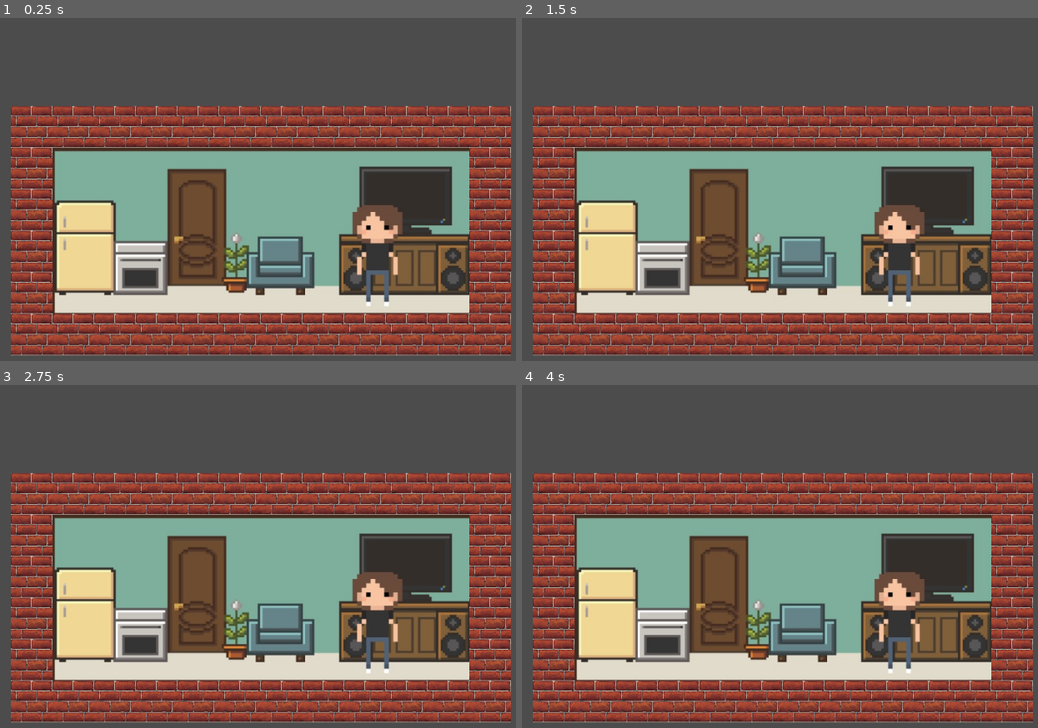
Above: before the commit, frames 1-4 (two rows, left to right).
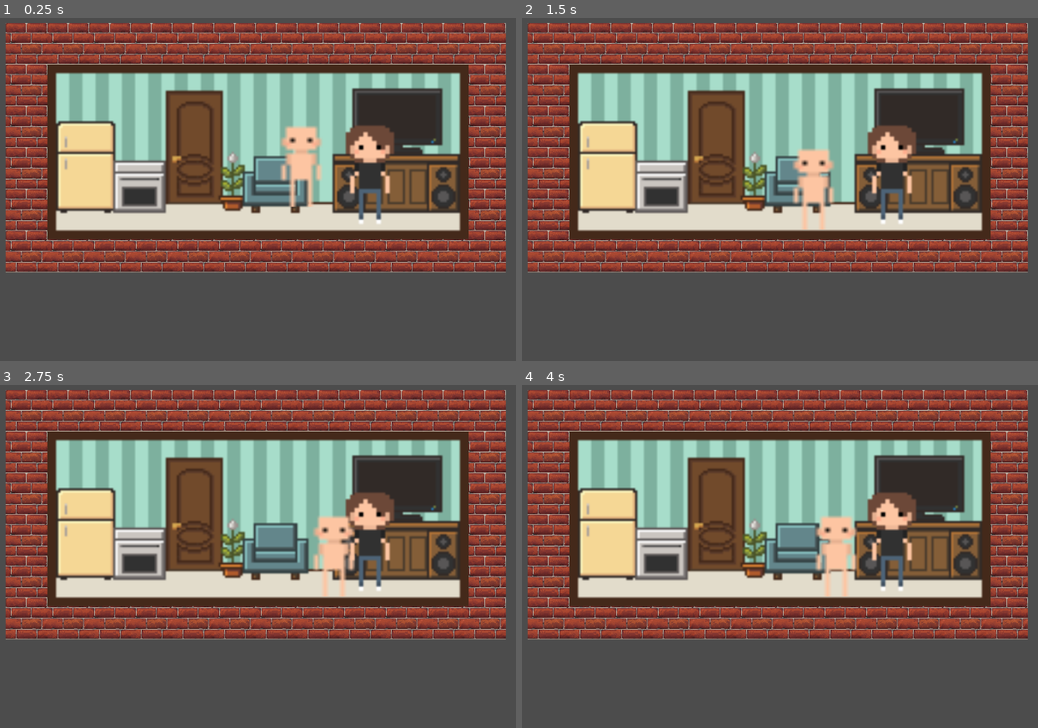
Above: after the commit, the same moments.

Repository: FloYanez/CapybaraRepublicGame
Game: Godot game, scene res://Escena/Pieza.tscn
The game is run twice, just before and just after one commit, with the same random seed, the same clock (stepped at 60 frames per second) and the same inputs. The project has no main scene, so this scene is started directly.
Inputs:
- Up to frame 1 (0.25 s): no input
- Up to frame 2 (1.5 s): no input
- Up to frame 3 (2.75 s): no input
- Up to frame 4 (4 s): no input

The runs differ from the first frame. In frame 1, 85% of the frame differs, in the area x 1-100%, y 1-99%; in frame 2, 84%; in frame 3, 84%; in frame 4, 85%.

Commit message:
mov_aleatorio

Diff:
--- a/Escena/Pieza.tscn
+++ b/Escena/Pieza.tscn
@@ -1,7 +1,8 @@
-[gd_scene load_steps=5 format=2]
+[gd_scene load_steps=6 format=2]
 
-[ext_resource path="res://Assets/testbg.png" type="Texture" id=1]
+[ext_resource path="res://Assets/depto01ej.png" type="Texture" id=1]
 [ext_resource path="res://Assets/ladrillo64.png" type="Texture" id=2]
+[ext_resource path="res://Escena/inquilinoA.tscn" type="PackedScene" id=3]
 
 [sub_resource type="ConvexPolygonShape2D" id=1]
 points = PoolVector2Array( 64, 64, 0, 64, 0, 0, 64, 0 )
@@ -31,20 +32,21 @@
 
 [node name="Node2D" type="Node2D"]
 
+[node name="TileMap" type="TileMap" parent="."]
+position = Vector2( -8, -128 )
+tile_set = SubResource( 2 )
+format = 1
+tile_data = PoolIntArray( 196610, 0, 0, 196611, 0, 0, 196612, 0, 0, 196613, 0, 0, 196614, 0, 0, 196615, 0, 0, 196616, 0, 0, 196617, 0, 0, 196618, 0, 0, 196619, 0, 0, 196620, 0, 0, 196621, 0, 0, 262146, 0, 0, 262157, 0, 0, 327682, 0, 0, 327693, 0, 0, 393218, 0, 0, 393229, 0, 0, 458754, 0, 0, 458765, 0, 0, 524290, 0, 0, 524291, 0, 0, 524292, 0, 0, 524293, 0, 0, 524294, 0, 0, 524295, 0, 0, 524296, 0, 0, 524297, 0, 0, 524298, 0, 0, 524299, 0, 0, 524300, 0, 0, 524301, 0, 0 )
+
 [node name="TextureRect" type="TextureRect" parent="."]
-margin_left = 192.0
-margin_top = 256.0
-margin_right = 839.0
-margin_bottom = 568.0
+margin_left = 184.0
+margin_top = 128.0
+margin_right = 831.0
+margin_bottom = 440.0
 texture = ExtResource( 1 )
 expand = true
 stretch_mode = 5
-__meta__ = {
-"_edit_group_": true
-}
 
-[node name="TileMap" type="TileMap" parent="TextureRect"]
-position = Vector2( -192, -256 )
-tile_set = SubResource( 2 )
-format = 1
-tile_data = PoolIntArray( 196610, 0, 0, 196611, 0, 0, 196612, 0, 0, 196613, 0, 0, 196614, 0, 0, 196615, 0, 0, 196616, 0, 0, 196617, 0, 0, 196618, 0, 0, 196619, 0, 0, 196620, 0, 0, 196621, 0, 0, 262146, 0, 0, 262157, 0, 0, 327682, 0, 0, 327693, 0, 0, 393218, 0, 0, 393229, 0, 0, 458754, 0, 0, 458765, 0, 0, 524290, 0, 0, 524291, 0, 0, 524292, 0, 0, 524293, 0, 0, 524294, 0, 0, 524295, 0, 0, 524296, 0, 0, 524297, 0, 0, 524298, 0, 0, 524299, 0, 0, 524300, 0, 0, 524301, 0, 0 )
+[node name="KinematicBody2D" parent="." instance=ExtResource( 3 )]
+position = Vector2( 605, 278 )
+scale = Vector2( 2, 2 )
--- /dev/null
+++ b/Escena/inquilinoA.tscn
@@ -0,0 +1,190 @@
+[gd_scene load_steps=14 format=2]
+
+[ext_resource path="res://Personajes/idleA.png" type="Texture" id=1]
+[ext_resource path="res://Personajes/marchaA.png" type="Texture" id=2]
+[ext_resource path="res://Scripts/inquilinoA.gd" type="Script" id=3]
+
+[sub_resource type="CapsuleShape2D" id=1]
+radius = 17.0
+height = 28.0
+
+[sub_resource type="Animation" id=2]
+resource_name = "Idle"
+length = 0.3
+loop = true
+step = 0.15
+tracks/0/type = "value"
+tracks/0/path = NodePath(".:hframes")
+tracks/0/interp = 1
+tracks/0/loop_wrap = true
+tracks/0/imported = false
+tracks/0/enabled = true
+tracks/0/keys = {
+"times": PoolRealArray( 0 ),
+"transitions": PoolRealArray( 1 ),
+"update": 1,
+"values": [ 2 ]
+}
+tracks/1/type = "value"
+tracks/1/path = NodePath(".:texture")
+tracks/1/interp = 1
+tracks/1/loop_wrap = true
+tracks/1/imported = false
+tracks/1/enabled = true
+tracks/1/keys = {
+"times": PoolRealArray( 0 ),
+"transitions": PoolRealArray( 1 ),
+"update": 1,
+"values": [ ExtResource( 1 ) ]
+}
+tracks/2/type = "value"
+tracks/2/path = NodePath(".:frame")
+tracks/2/interp = 1
+tracks/2/loop_wrap = true
+tracks/2/imported = false
+tracks/2/enabled = true
+tracks/2/keys = {
+"times": PoolRealArray( 0, 0.15 ),
+"transitions": PoolRealArray( 1, 1 ),
+"update": 1,
+"values": [ 0, 1 ]
+}
+
+[sub_resource type="Animation" id=3]
+length = 0.001
+tracks/0/type = "value"
+tracks/0/path = NodePath(".:texture")
+tracks/0/interp = 1
+tracks/0/loop_wrap = true
+tracks/0/imported = false
+tracks/0/enabled = true
+tracks/0/keys = {
+"times": PoolRealArray( 0 ),
+"transitions": PoolRealArray( 1 ),
+"update": 0,
+"values": [ ExtResource( 1 ) ]
+}
+tracks/1/type = "value"
+tracks/1/path = NodePath(".:vframes")
+tracks/1/interp = 1
+tracks/1/loop_wrap = true
+tracks/1/imported = false
+tracks/1/enabled = true
+tracks/1/keys = {
+"times": PoolRealArray( 0 ),
+"transitions": PoolRealArray( 1 ),
+"update": 0,
+"values": [ 1 ]
+}
+tracks/2/type = "value"
+tracks/2/path = NodePath(".:frame")
+tracks/2/interp = 1
+tracks/2/loop_wrap = true
+tracks/2/imported = false
+tracks/2/enabled = true
+tracks/2/keys = {
+"times": PoolRealArray( 0 ),
+"transitions": PoolRealArray( 1 ),
+"update": 0,
+"values": [ 0 ]
+}
+tracks/3/type = "value"
+tracks/3/path = NodePath(".:hframes")
+tracks/3/interp = 1
+tracks/3/loop_wrap = true
+tracks/3/imported = false
+tracks/3/enabled = true
+tracks/3/keys = {
+"times": PoolRealArray( 0 ),
+"transitions": PoolRealArray( 1 ),
+"update": 0,
+"values": [ 2 ]
+}
+
+[sub_resource type="Animation" id=4]
+resource_name = "walk"
+length = 0.6
+loop = true
+step = 0.15
+tracks/0/type = "value"
+tracks/0/path = NodePath(".:texture")
+tracks/0/interp = 1
+tracks/0/loop_wrap = true
+tracks/0/imported = false
+tracks/0/enabled = true
+tracks/0/keys = {
+"times": PoolRealArray( 0 ),
+"transitions": PoolRealArray( 1 ),
+"update": 1,
+"values": [ ExtResource( 2 ) ]
+}
+tracks/1/type = "value"
+tracks/1/path = NodePath(".:hframes")
+tracks/1/interp = 1
+tracks/1/loop_wrap = true
+tracks/1/imported = false
+tracks/1/enabled = true
+tracks/1/keys = {
+"times": PoolRealArray( 0 ),
+"transitions": PoolRealArray( 1 ),
+"update": 1,
+"values": [ 4 ]
+}
+tracks/2/type = "value"
+tracks/2/path = NodePath(".:frame")
+tracks/2/interp = 1
+tracks/2/loop_wrap = true
+tracks/2/imported = false
+tracks/2/enabled = true
+tracks/2/keys = {
+"times": PoolRealArray( 0, 0.15, 0.3, 0.45 ),
+"transitions": PoolRealArray( 1, 1, 1, 1 ),
+"update": 1,
+"values": [ 0, 1, 2, 3 ]
+}
+
+[sub_resource type="AnimationNodeAnimation" id=5]
+animation = "Idle"
+
+[sub_resource type="AnimationNodeAnimation" id=6]
+animation = "walk"
+
+[sub_resource type="AnimationNodeStateMachineTransition" id=8]
+switch_mode = 2
+
+[sub_resource type="AnimationNodeStateMachineTransition" id=11]
+
+[sub_resource type="AnimationNodeStateMachine" id=9]
+states/Idle/node = SubResource( 5 )
+states/Idle/position = Vector2( 142, 66 )
+states/walk/node = SubResource( 6 )
+states/walk/position = Vector2( 439, 66 )
+transitions = [ "walk", "Idle", SubResource( 8 ), "Idle", "walk", SubResource( 11 ) ]
+
+[sub_resource type="AnimationNodeStateMachinePlayback" id=10]
+
+[node name="KinematicBody2D" type="KinematicBody2D"]
+position = Vector2( 467, 437 )
+script = ExtResource( 3 )
+
+[node name="CollisionShape2D" type="CollisionShape2D" parent="."]
+position = Vector2( -8, 0 )
+shape = SubResource( 1 )
+
+[node name="Sprite" type="Sprite" parent="."]
+position = Vector2( -8, -5 )
+scale = Vector2( 3.34167, 2.90625 )
+texture = ExtResource( 1 )
+hframes = 2
+
+[node name="AnimationPlayer" type="AnimationPlayer" parent="."]
+root_node = NodePath("../Sprite")
+anims/Idle = SubResource( 2 )
+anims/RESET = SubResource( 3 )
+anims/walk = SubResource( 4 )
+
+[node name="AnimationTree" type="AnimationTree" parent="."]
+tree_root = SubResource( 9 )
+anim_player = NodePath("../AnimationPlayer")
+active = true
+parameters/playback = SubResource( 10 )
--- /dev/null
+++ b/Scripts/inquilinoA.gd
@@ -0,0 +1,28 @@
+extends KinematicBody2D
+
+var horizontal_speed = 300
+var velocity = Vector2.ZERO
+var gravity = 300
+var direction = 0 #Mult de velocidad -1 izquierda, 0 nada, 1 derecha
+
+
+onready var sprite = $Sprite
+onready var anim_player = $AnimationPlayer
+onready var anim_tree = $AnimationTree
+onready var playback = anim_tree.get("parameters/playback")
+func _ready():
+	anim_tree.active = true
+
+func _physics_process(delta): #gravedad
+	velocity = move_and_slide(velocity, Vector2.UP)
+	velocity.y += gravity*delta
+	if is_on_floor() and velocity.y > 0: #si va cayendo con velocidad y choca de una
+		velocity.y = 0
+
+	direction = floor(rand_range(-1, 2)) #saca un entero aleatorio, el floor le saca los decimales
+	if direction == 0:# or is_on_wall #si no hay dirección la velocidad en x es 0
+		velocity.x = 0
+	elif direction == -1: #si mira hacia la izquierda la velocidad se hace negativa
+		velocity.x = direction*horizontal_speed
+	elif direction == 1: #si mira a la derecha
+		velocity.x= direction*horizontal_speed
Binary file added: Assets/depto01ej.png
Not shown, added: Assets/depto01ej.png.import
Binary file added: Personajes/idleA.png
Not shown, added: Personajes/idleA.png.import
Binary file added: Personajes/marchaA.png
Not shown, added: Personajes/marchaA.png.import
